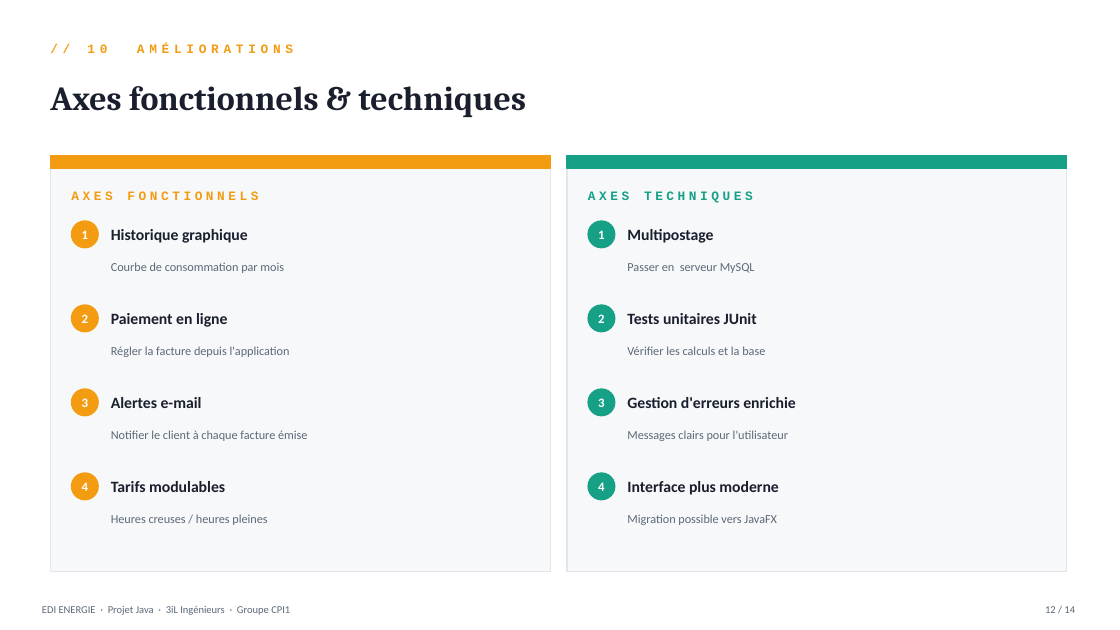
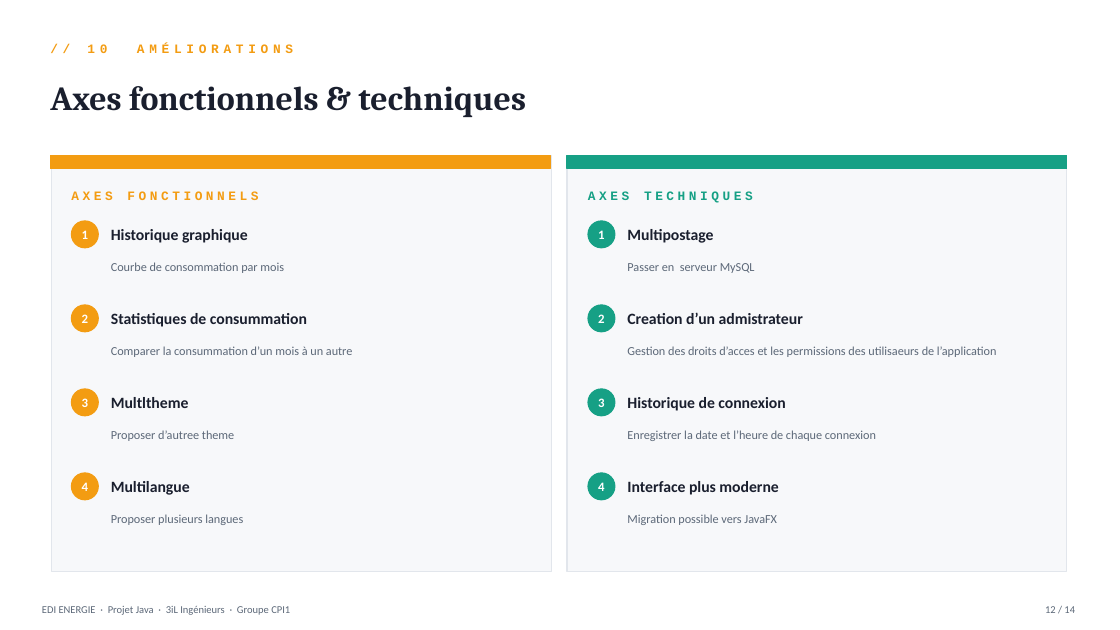
Before and after one commit to Yassinecherti/PROJETJAVA, a slide deck: slide 12 of EDI ENERGIE Soutenance.pptx. Drawn at 1120x630 pixels with LibreOffice and Linux fonts; fonts in the diff are those of the drawing. Boxes give left, top, right and bottom in pixels: in the first picture for what was removed or moved away, otherwise in the second. Text is boxed around its words. In the diff, an @@ line names an element or a change of style, - is before the commit and + after.

```diff
--- a/EDI ENERGIE Soutenance.pptx
+++ b/EDI ENERGIE Soutenance.pptx
@@ text at (x1=111, y1=313, x2=307, y2=327): text changed @@
-Paiement en ligne
+Statistiques de consummation
@@ text at (x1=627, y1=312, x2=803, y2=324): text changed @@
-Tests unitaires JUnit
+Creation d’un admistrateur
@@ text at (x1=111, y1=346, x2=352, y2=357): text changed @@
-Régler la facture depuis l'application
+Comparer la consummation d’un mois à un autre
@@ text at (x1=627, y1=346, x2=997, y2=357): text changed @@
-Vérifier les calculs et la base
+Gestion des droits d’acces et les permissions des utilisaeurs de l’application
@@ text at (x1=111, y1=397, x2=189, y2=408): text changed @@
-Alertes e-mail
+Multltheme
@@ text at (x1=627, y1=397, x2=785, y2=411): text changed @@
-Gestion d'erreurs enrichie
+Historique de connexion
@@ text at (x1=111, y1=430, x2=234, y2=441): text changed @@
-Notifier le client à chaque facture émise
+Proposer d’autree theme
@@ text at (x1=627, y1=430, x2=876, y2=441): text changed @@
-Messages clairs pour l'utilisateur
+Enregistrer la date et l’heure de chaque connexion
@@ text at (x1=111, y1=481, x2=190, y2=495): text changed @@
-Tarifs modulables
+Multilangue
@@ text at (x1=111, y1=514, x2=243, y2=525): text changed @@
-Heures creuses / heures pleines
+Proposer plusieurs langues
```
Also in this commit, not shown: 8 other slides changed.
